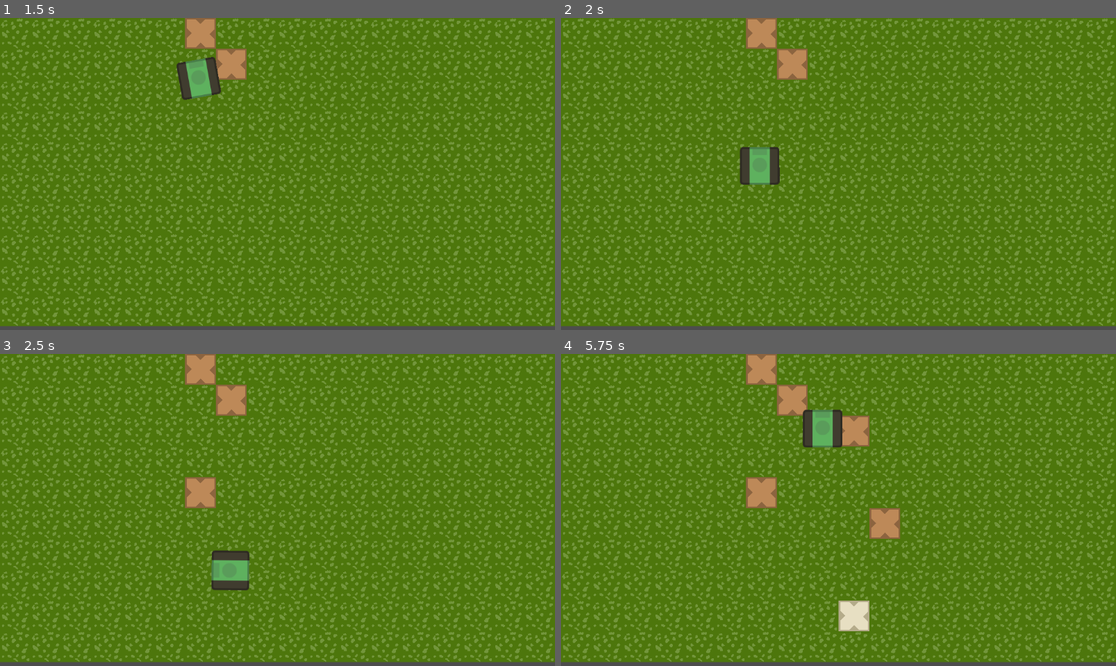
Above: before the commit, frames 1-4 (two rows, left to right).
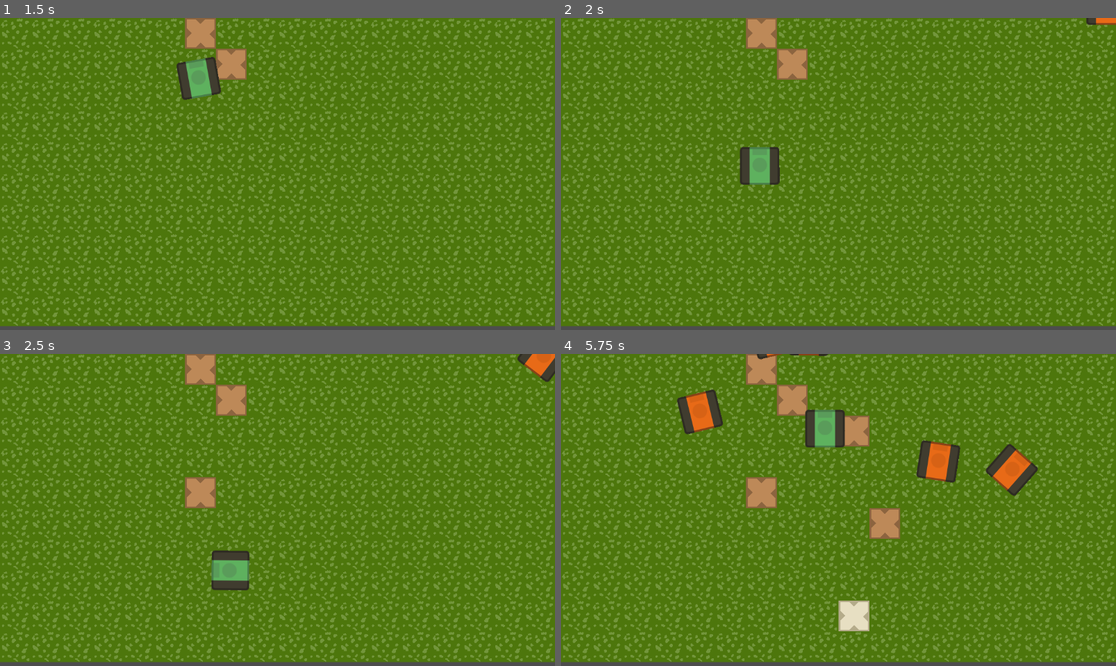
Above: after the commit, the same moments.

Repository: gerep/wall-and-order
Game: Godot game, scene res://scenes/level/level.tscn
Two runs of this game, one before a commit and one after it. Both use one fixed random seed, a clock stepped at 60 frames per second and the inputs below.
Inputs:
- Up to frame 1 (1.5 s): tap Enter at 0.5 s; hold Right (ui_right) 0.53-1.28 s; hold Space (place) 0.53-1.28 s; hold Down (ui_down) from 1.28 s (still down); tap Space (place) at 1.35 s
- Up to frame 2 (2 s): keep holding Down (ui_down)
- Up to frame 3 (2.5 s): release Down (ui_down) at 2.03 s; hold Right (ui_right) from 2.03 s (still down); hold Space (place) from 2.03 s (still down)
- Up to frame 4 (5.75 s): release Right (ui_right) at 2.78 s; release Space (place) at 2.78 s; hold Up (ui_up) 2.78-3.53 s; tap Space (place) at 2.85, 4.35 s; hold Space (place) 3.53-4.28 s; hold Left (ui_left) 3.53-5.03 s; hold Down (ui_down) from 5.03 s (still down); hold Space (place) from 5.03 s (still down)

Frame 1 is identical in both runs. In frame 2, 0.1% of the frame differs, in the area x 94-100%, y 0-3%; in frame 3, 0.4%; in frame 4, 2.9%, in the area x 20-86%, y 0-46%.

Commit message:
add basic enemy with movement

Diff:
--- /dev/null
+++ b/scenes/enemies/basic/basic_enemy.gd
@@ -0,0 +1,26 @@
+extends CharacterBody2D
+
+@onready var navigation_agent_2d: NavigationAgent2D = $NavigationAgent2D
+@onready var sprite_2d: Sprite2D = $Sprite2D
+
+@export var target: Vector2
+@export var speed: float = 100.0
+@export var acceleration: float = 50.0
+@export var friction: float = 2000.0
+
+
+func _ready() -> void:
+	navigation_agent_2d.target_position = target
+
+
+func _physics_process(delta: float) -> void:
+	var target_position: Vector2 = navigation_agent_2d.get_next_path_position()
+
+	var direction = target_position - position
+
+	var target_rotation = direction.angle() + PI / 2
+	sprite_2d.rotation = lerp_angle(sprite_2d.rotation, target_rotation, 10 * delta)
+
+	velocity = velocity.move_toward(direction.normalized() * speed, acceleration * delta)
+
+	move_and_slide()
--- /dev/null
+++ b/scenes/enemies/basic/basic_enemy.tscn
@@ -0,0 +1,18 @@
+[gd_scene format=3 uid="uid://bke42ss266g4p"]
+
+[ext_resource type="Texture2D" uid="uid://cbxbxld3dd27" path="res://assets/Tanks/tankRed_outline.png" id="1_2184v"]
+[ext_resource type="Script" uid="uid://dpcj7br5i01hg" path="res://scenes/enemies/basic/basic_enemy.gd" id="1_cdc21"]
+
+[sub_resource type="RectangleShape2D" id="RectangleShape2D_2184v"]
+size = Vector2(74, 70)
+
+[node name="BasicEnemy" type="CharacterBody2D" unique_id=1028931331]
+script = ExtResource("1_cdc21")
+
+[node name="Sprite2D" type="Sprite2D" parent="." unique_id=428788154]
+texture = ExtResource("1_2184v")
+
+[node name="CollisionShape2D" type="CollisionShape2D" parent="." unique_id=337034293]
+shape = SubResource("RectangleShape2D_2184v")
+
+[node name="NavigationAgent2D" type="NavigationAgent2D" parent="." unique_id=224676136]
--- /dev/null
+++ b/scenes/enemies/berzerk/BerzerkEnemy.tscn
@@ -0,0 +1,3 @@
+[gd_scene format=3 uid="uid://dq74ubiaq3rmg"]
+
+[node name="BerzerkEnemy" type="Node2D" unique_id=1884010328]
--- /dev/null
+++ b/scenes/level/level.gd
@@ -0,0 +1,22 @@
+extends Node2D
+
+@onready var target: Marker2D = $Target
+@onready var enemy_spawn_timer: Timer = $EnemySpawnTimer
+
+const BASIC_ENEMY = preload("uid://bke42ss266g4p")
+
+var screen_width: float
+
+
+func _ready() -> void:
+	var asd = get_viewport_rect()
+	screen_width = asd.size.x
+	enemy_spawn_timer.timeout.connect(_spawn_enemy)
+
+
+func _spawn_enemy() -> void:
+	var spawn_position: float = randf_range(10.0, screen_width - 10)
+	var enemy = BASIC_ENEMY.instantiate()
+	enemy.target = target.position
+	add_child(enemy)
+	enemy.position = Vector2(spawn_position, -50.0)
--- a/scenes/level/level.tscn
+++ b/scenes/level/level.tscn
@@ -1,5 +1,6 @@
 [gd_scene format=4 uid="uid://c1rtj12etmayj"]
 
+[ext_resource type="Script" uid="uid://ccgirbkhk3lno" path="res://scenes/level/level.gd" id="1_i166f"]
 [ext_resource type="Texture2D" uid="uid://4x4xbhn2v7xd" path="res://assets/tileset.png" id="1_nbgty"]
 [ext_resource type="PackedScene" uid="uid://by0u4fiidlly7" path="res://scenes/player/player.tscn" id="4_qkmgm"]
 
@@ -26,6 +27,7 @@
 sources/1 = SubResource("TileSetAtlasSource_i166f")
 
 [node name="Level" type="Node2D" unique_id=1475274271]
+script = ExtResource("1_i166f")
 
 [node name="GroundLayer" type="TileMapLayer" parent="." unique_id=871056913]
 tile_map_data = PackedByteArray("AAAAAAAAAQAAAAAAAAAAAAEAAQAAAAAAAAAAAAIAAQAAAAAAAAAAAAMAAQAAAAAAAAAAAAQAAQAAAAAAAAAAAA …(2800 unchanged characters)…
@@ -34,3 +36,9 @@
 [node name="Player" parent="." unique_id=424002728 node_paths=PackedStringArray("tilemap_layer") instance=ExtResource("4_qkmgm")]
 position = Vector2(449, 104)
 tilemap_layer = NodePath("../GroundLayer")
+
+[node name="Target" type="Marker2D" parent="." unique_id=461482028]
+position = Vector2(598, 582)
+
+[node name="EnemySpawnTimer" type="Timer" parent="." unique_id=1393664805]
+autostart = true
Not shown, added: scenes/enemies/basic/basic_enemy.gd.uid
Not shown, added: scenes/level/level.gd.uid
